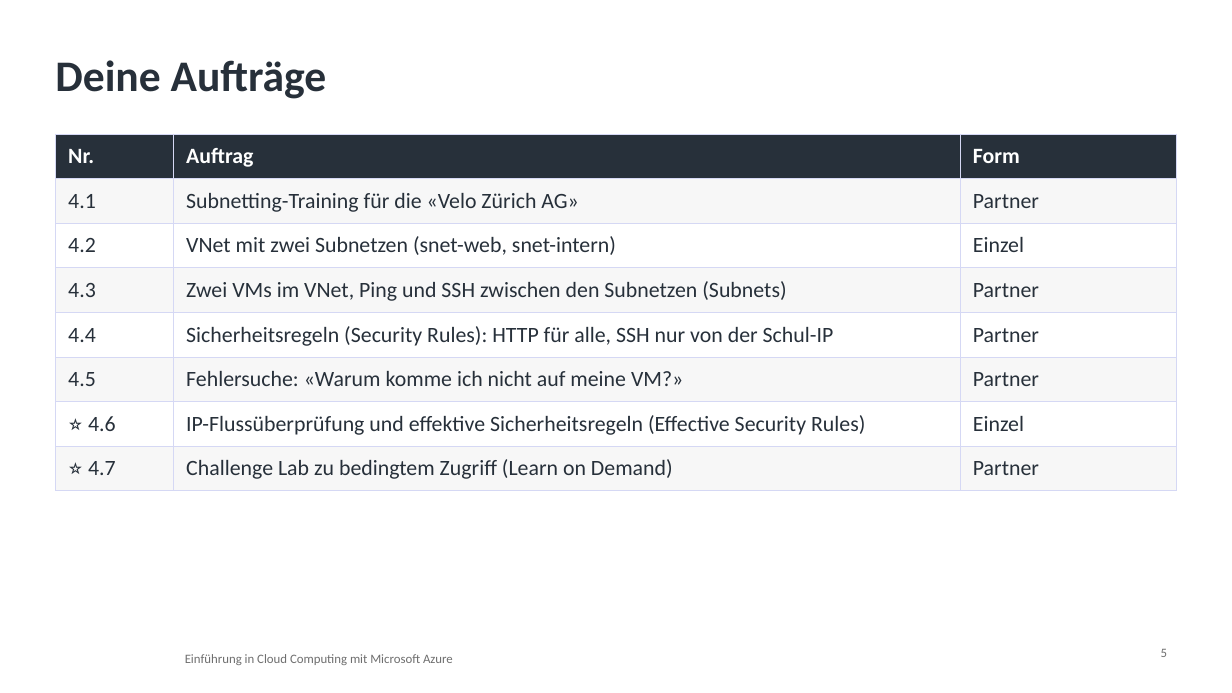
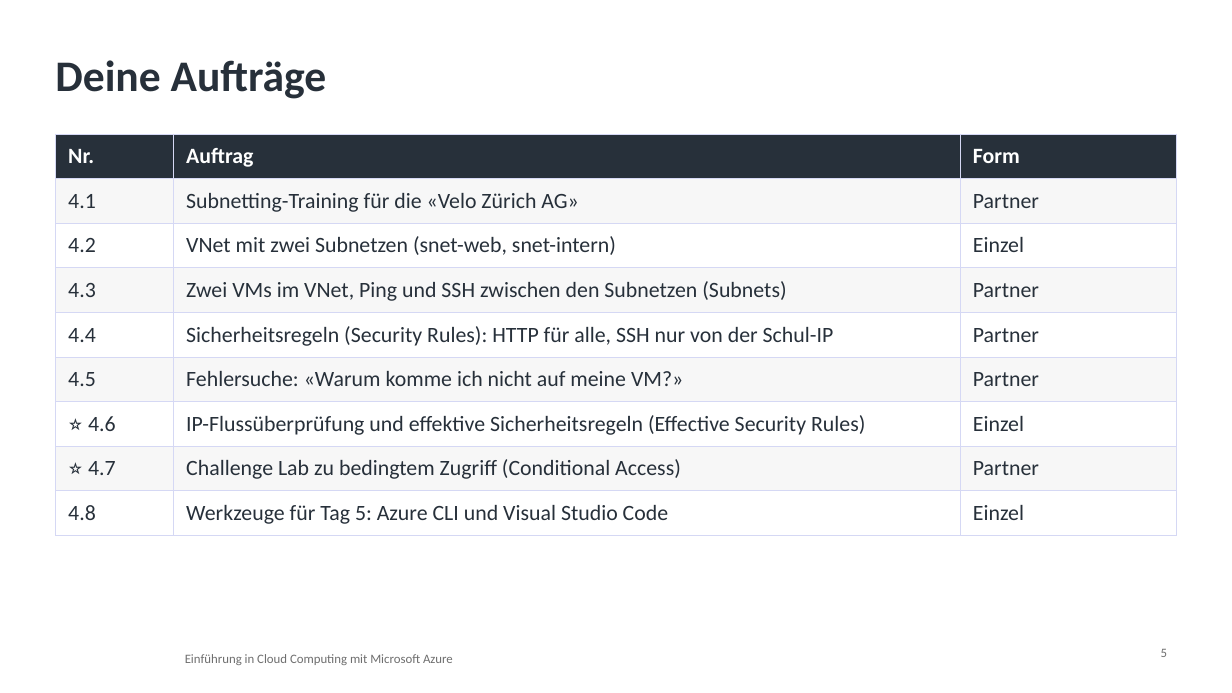
Before and after one commit to pat-teacher/azure-basics-training, a slide deck: slide 5 of praesentationen/tag-4-networking.pptx. Drawn at 1232x693 pixels with LibreOffice and Linux fonts; fonts in the diff are those of the drawing; background and template pictures are left out. Boxes give left, top, right and bottom in pixels: in the first picture for what was removed or moved away, otherwise in the second. Text is boxed around its words. In the diff, an @@ line names an element or a change of style, - is before the commit and + after.

Commit message:
Add solutions for Tag 4: Subnetting, VNet, VMs, Security Rules, Troubleshooting, Network Watcher, Conditional Access, and Tools for Day 5
- Implemented subnetting training for "Velo Zürich AG" (4.1)
- Created VNet with two subnets (4.2)
- Deployed two VMs in VNet and tested connections (4.3)
- Configured security rules for web access and SSH (4.4)
- Developed troubleshooting guide for VM access issues (4.5)
- Introduced Network Watcher for IP flow verification (4.6)
- Added challenge lab for Conditional Access (4.7)
- Provided tools setup for Azure CLI and Visual Studio Code (4.8)
- Updated README and navigation in mkdocs.yml
- Revised presentation content and theory documentation

```diff
--- a/praesentationen/tag-4-networking.pptx
+++ b/praesentationen/tag-4-networking.pptx
@@ table at [55,134,1177,528] @@
-row 8: ⭐ 4.7 | Challenge Lab zu bedingtem Zugriff (Learn on Demand) | Partner
+row 8: ⭐ 4.7 | Challenge Lab zu bedingtem Zugriff (Conditional Access) | Partner
+row 9: 4.8 | Werkzeuge für Tag 5: Azure CLI und Visual Studio Code | Einzel
```
Also in this commit, not shown: 2 other slides changed, 25 other files.
